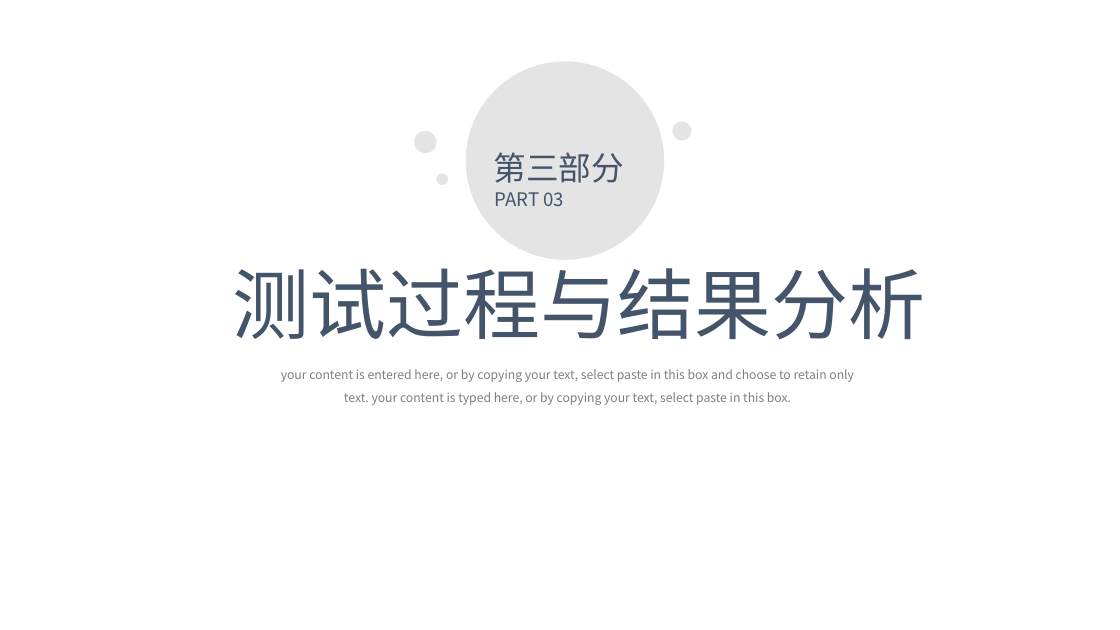
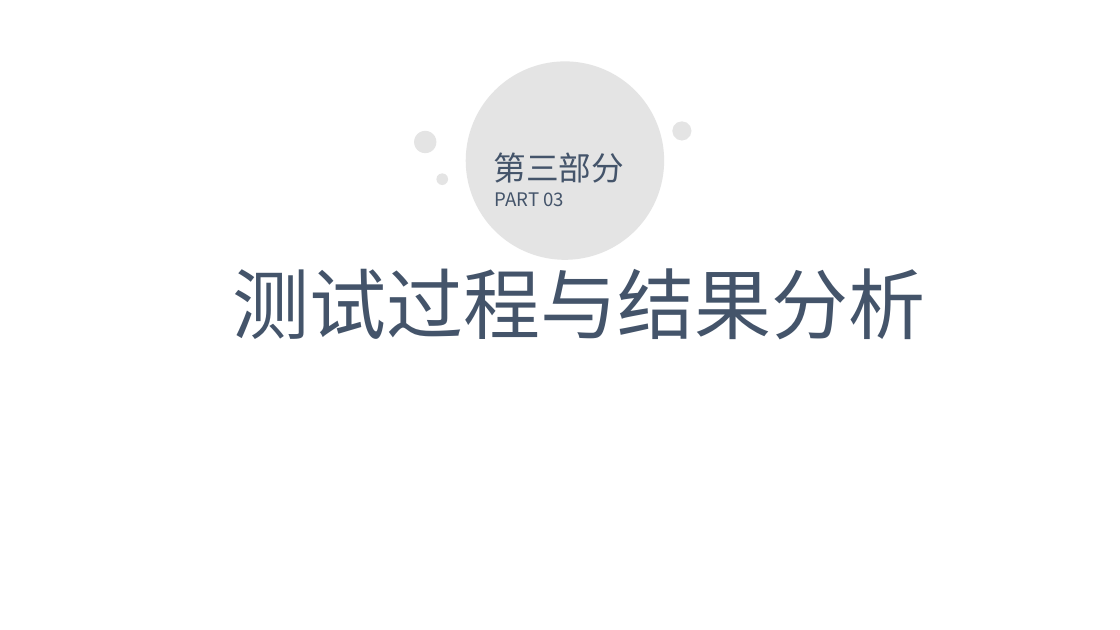
Before and after one commit to Appleuiy/Brain-controlled-navigation-electric-wheelchair-expansion-control-system, a slide deck: slide 11 of 智能轮椅设计测试展示.pptx. Drawn at 1120x630 pixels with LibreOffice and Linux fonts; fonts in the diff are those of the drawing. Boxes give left, top, right and bottom in pixels: in the first picture for what was removed or moved away, otherwise in the second. Text is boxed around its words. In the diff, an @@ line names an element or a change of style, - is before the commit and + after.

```diff
--- a/智能轮椅设计测试展示.pptx
+++ b/智能轮椅设计测试展示.pptx
@@ text removed at (281,369,854,405) @@
-your content is entered here, or by copying your text, select paste in this box and choose to retain only text. your content is typed here, or by copying your text, select paste in this box.
```
Also in this commit, not shown: 18 slides added.
